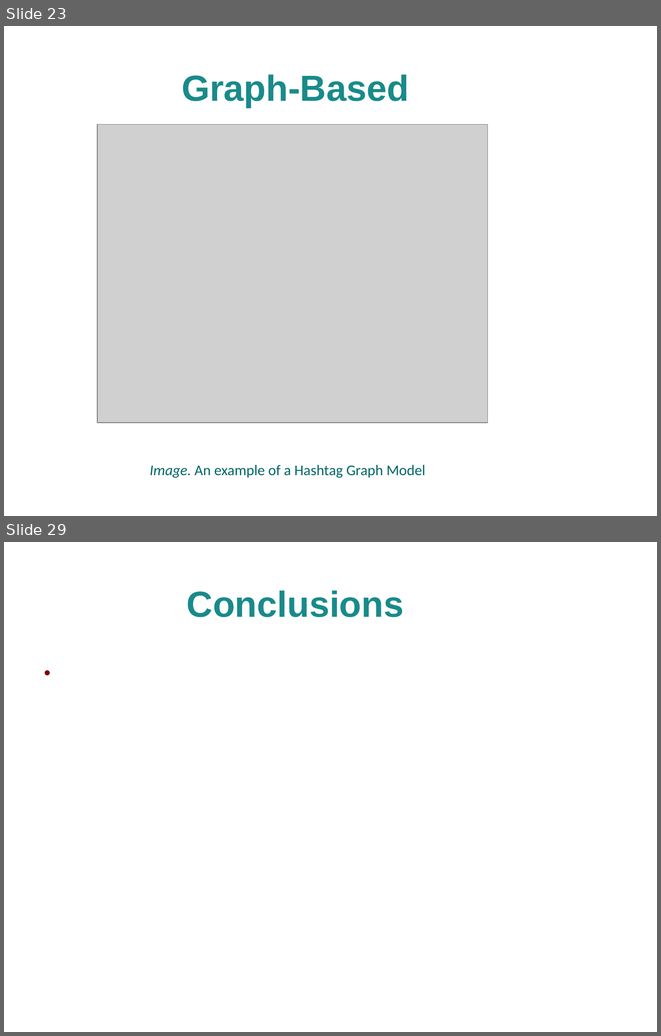
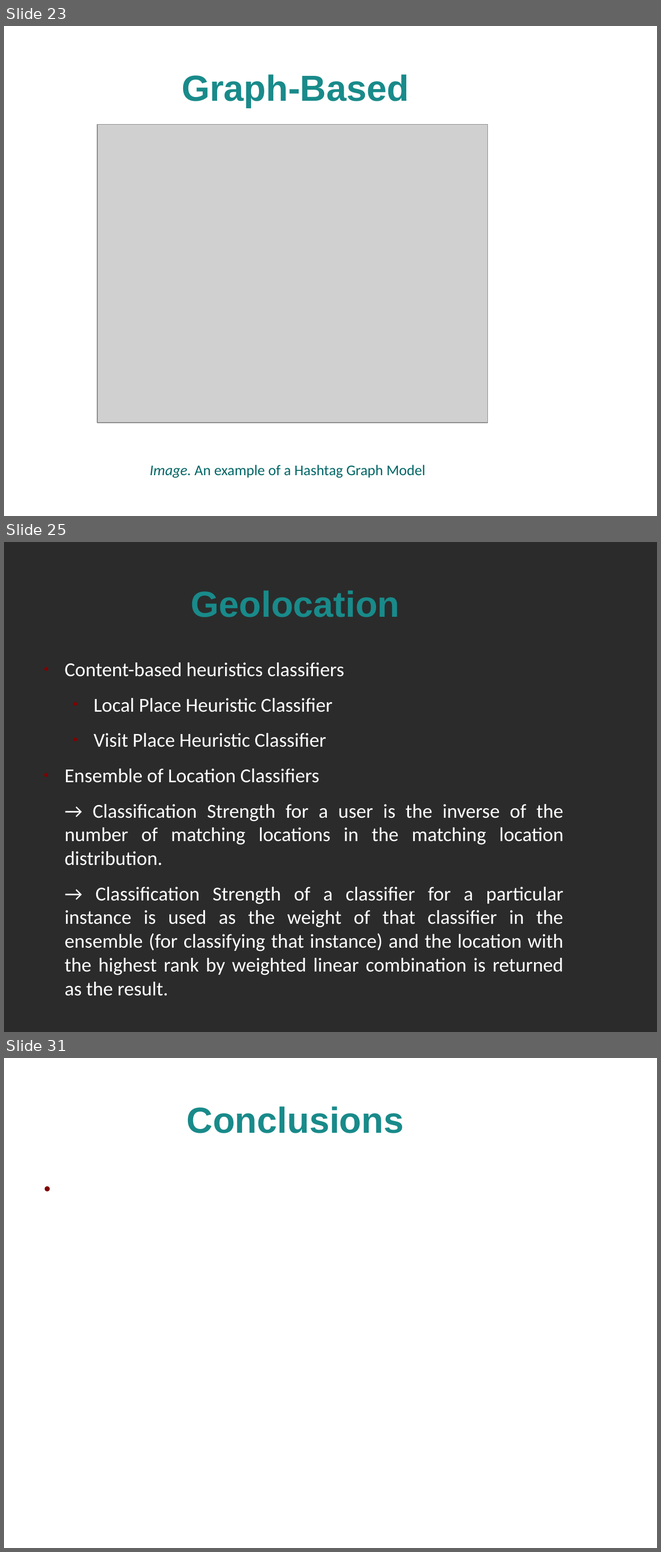
Before and after one commit to alextsil/twitter-topic-detection-and-analysis, a slide deck: parousiasi/presentation.odp. Shown one above the other, each under a label of ours: slides 23 and 29 before the commit, slides 23, 25 and 31 after it; the slides between them are not shown. The pictures are 661x1036 and 661x1552 pixels, drawn with LibreOffice and Linux fonts; fonts in the diff are those of the drawing; grey boxes stand for pictures; background and template pictures are left out; a plain dark background stands for a picture behind light text. Boxes give left, top, right and bottom in pixels: in the first picture for what was removed or moved away, otherwise in the second. Text is boxed around its words. In the diff, an @@ line names an element or a change of style, - is before the commit and + after.

Commit message:
Presentation Geolocation

```diff
--- a/parousiasi/presentation.odp
+++ b/parousiasi/presentation.odp
@@ slide 25 added at [4, 542, 657, 1032], background picture (left out) @@
@@ title added at [191, 590, 399, 617], 44 pt, text #198A8A, bold @@
+Geolocation
@@ text added at [64, 662, 564, 996], 24 pt, text #FFFFFF @@
+● Content-based heuristics classifiers
+● Local Place Heuristic Classifier
+● Visit Place Heuristic Classifier
+● Ensemble of Location Classifiers
+→ Classification Strength for a user is the inverse of the number of matching locations in the matching location distribution.
+→ Classification Strength of a classifier for a particular instance is used as the weight of that classifier in the ensemble (for classifying that instance) and the location with the highest rank by weighted linear combination is returned as the result.
@@ what was slide 29 is now slide 31 @@
```
Also in this commit, not shown: 6 other slides added, 5 slides removed.
